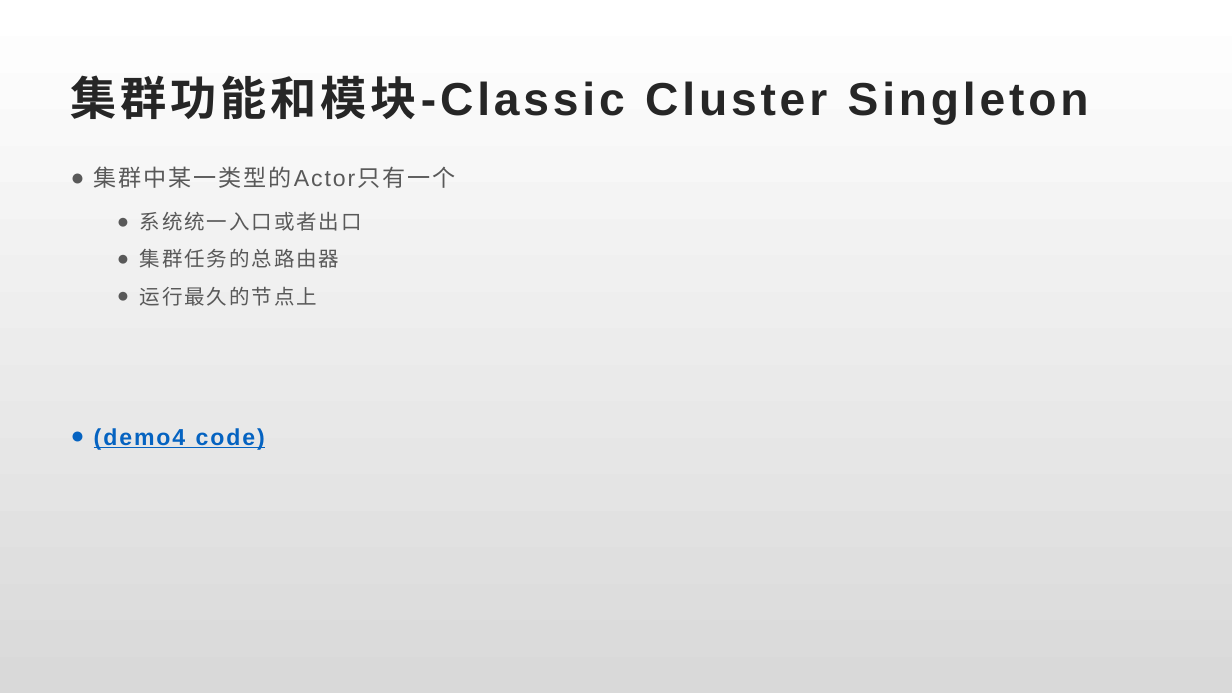
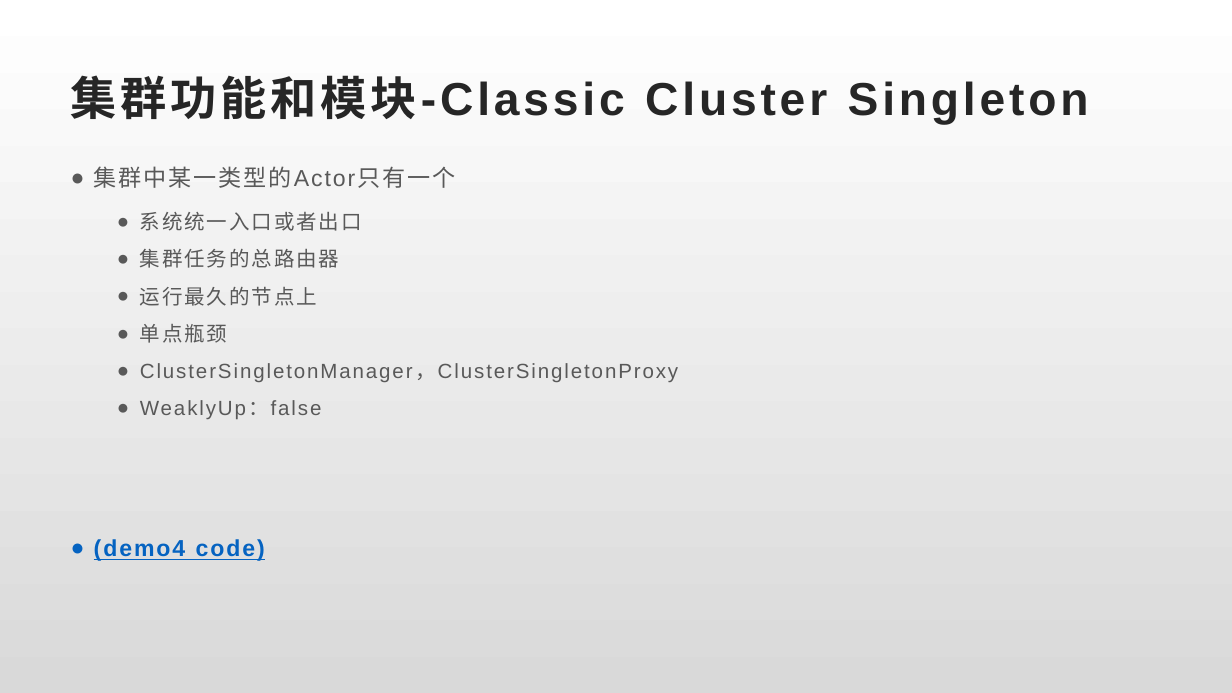
Before and after one commit to xiaozhiliaoo/my-slides, a slide deck: slide 12 of akka-classic-cluster.pptx. Drawn at 1232x693 pixels with LibreOffice and Linux fonts; fonts in the diff are those of the drawing. Boxes give left, top, right and bottom in pixels: in the first picture for what was removed or moved away, otherwise in the second. Text is boxed around its words. In the diff, an @@ line names an element or a change of style, - is before the commit and + after.

```diff
--- a/akka-classic-cluster.pptx
+++ b/akka-classic-cluster.pptx
@@ text at (140,324,678,419): paragraphs added @@
+  ● 单点瓶颈
+  ● ClusterSingletonManager，ClusterSingletonProxy
+  ● WeaklyUp：false
```
Also in this commit, not shown: 4 other slides changed.
